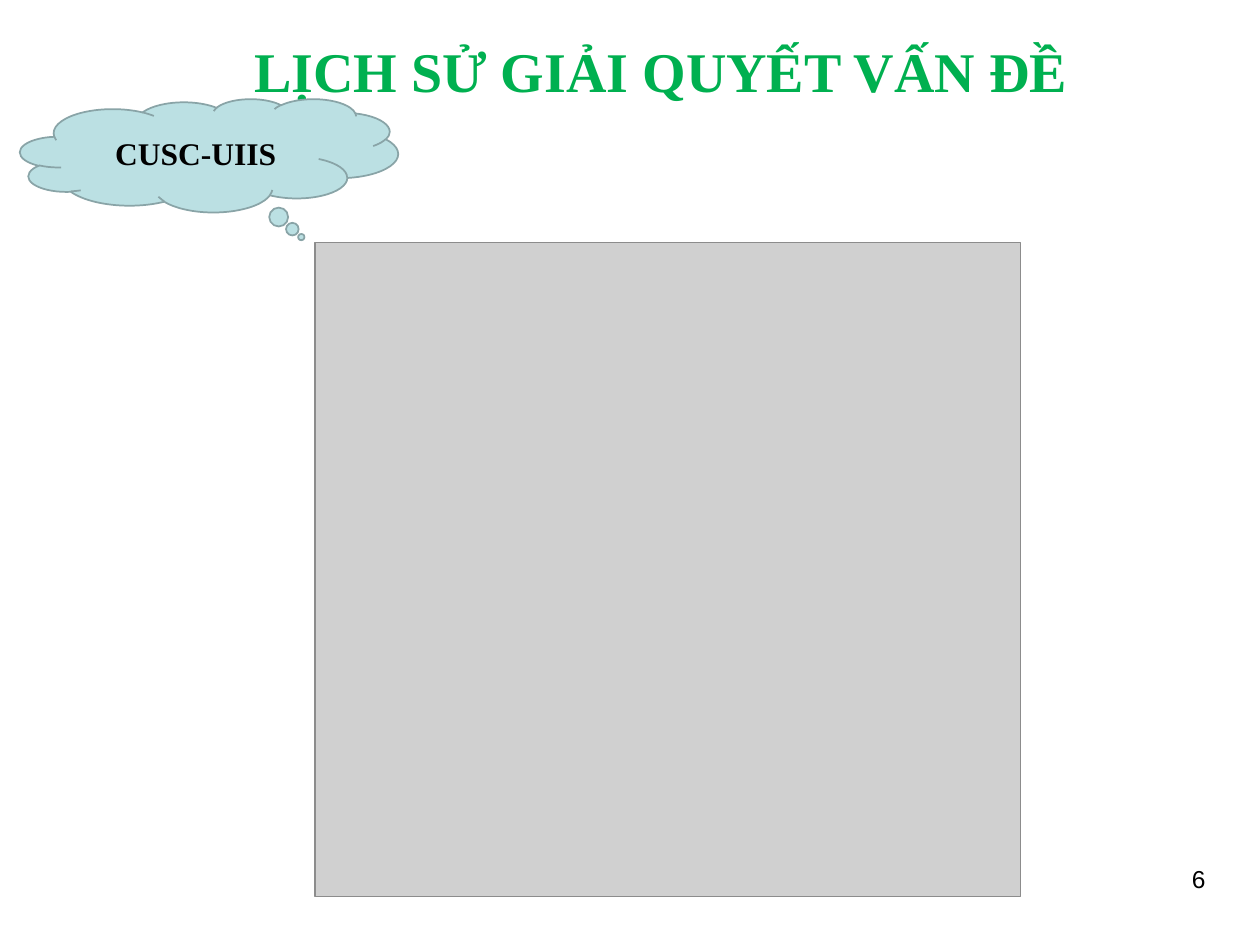
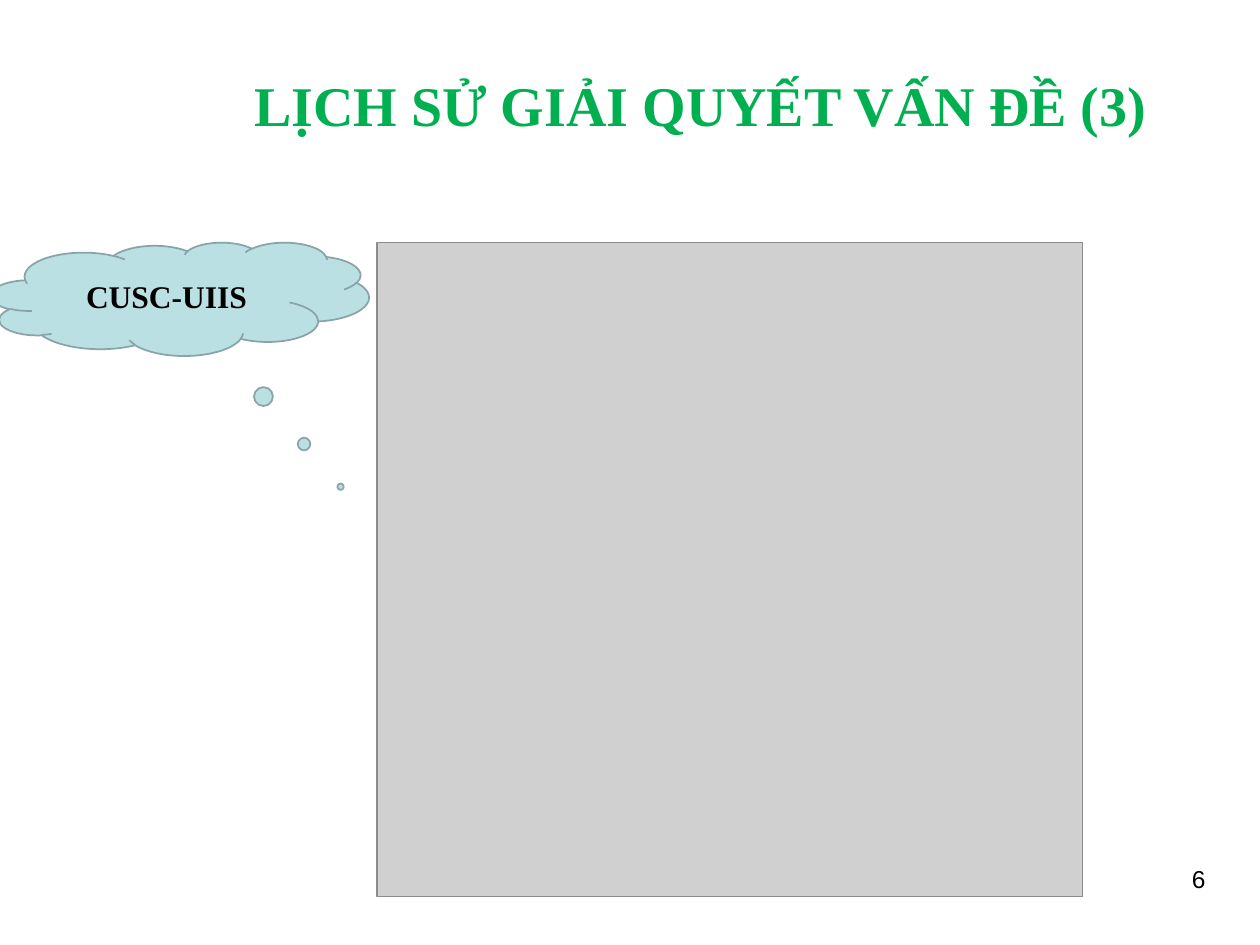
Before and after one commit to ngthuc/graduation-thesis, a slide deck: slide 6 of DOCUMENTS/documentations/Slide_HethongQuanlyProfileVienchucKhoaCNTT-TT_LeNguyenThucB1400731.ppt. Drawn at 1260x945 pixels with LibreOffice and Linux fonts; fonts in the diff are those of the drawing; grey boxes stand for pictures; background and template pictures are left out. Boxes give left, top, right and bottom in pixels: in the first picture for what was removed or moved away, otherwise in the second. Text is boxed around its words. In the diff, an @@ line names an element or a change of style, - is before the commit and + after.

```diff
--- a/DOCUMENTS/documentations/Slide_HethongQuanlyProfileVienchucKhoaCNTT-TT_LeNguyenThucB1400731.ppt
+++ b/DOCUMENTS/documentations/Slide_HethongQuanlyProfileVienchucKhoaCNTT-TT_LeNguyenThucB1400731.ppt
@@ title at bbox=[254, 82, 1146, 136]: text changed @@
-LỊCH SỬ GIẢI QUYẾT VẤN ĐỀ
+LỊCH SỬ GIẢI QUYẾT VẤN ĐỀ (3)
@@ thought cloud "CUSC-UIIS": place and size @@
-thought cloud "CUSC-UIIS" at bbox=[20, 98, 398, 212]
+thought cloud "CUSC-UIIS" at bbox=[0, 242, 369, 355]
@@ thought cloud "CUSC-UIIS" at bbox=[0, 242, 369, 355]: proportions changed @@
@@ picture: place and size @@
-picture at bbox=[315, 243, 1021, 897]
+picture at bbox=[377, 243, 1082, 897]
```
Also in this commit, not shown: 10 other slides changed, 2 slides added.
